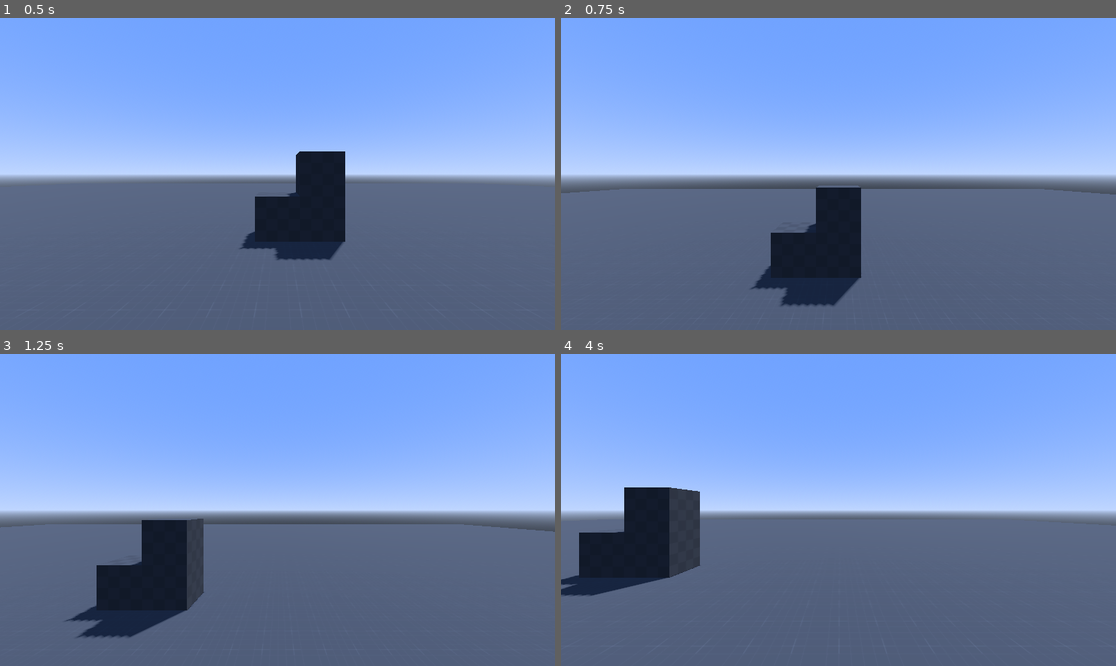
Above: before the commit, frames 1-4 (two rows, left to right).
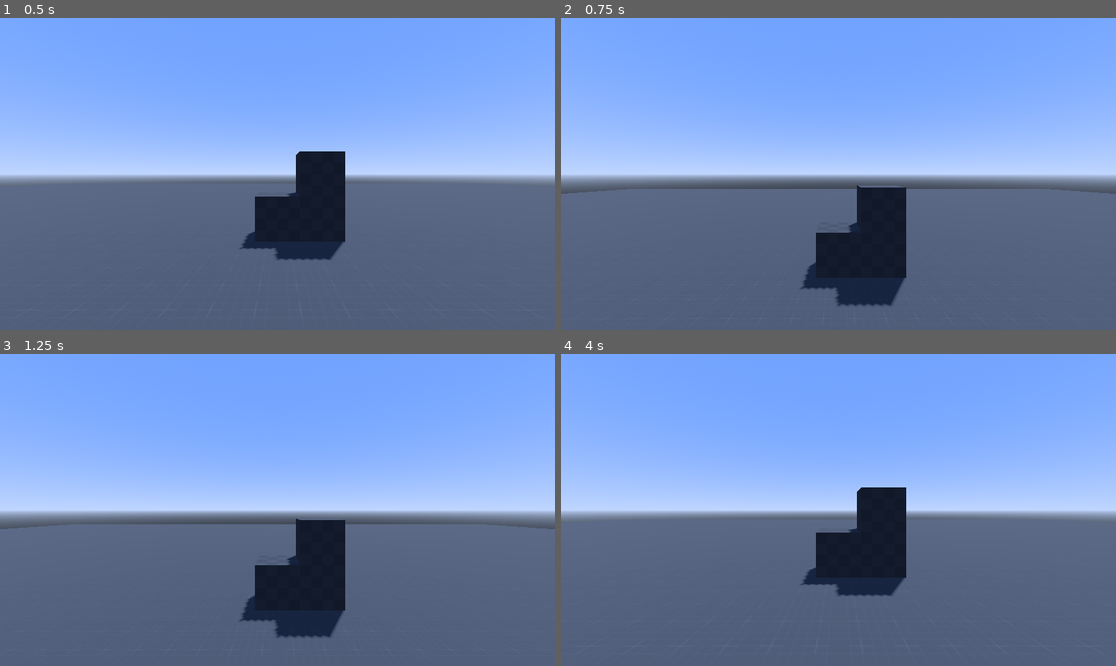
Above: after the commit, the same moments.

Repository: mvahaste/quake-like-movement-gd
Game: Godot game, scene res://Main.tscn
Same seed, same stepped clock (60 frames per second), same inputs: the game is played once before the commit and once after it.
Inputs:
- Up to frame 1 (0.5 s): no input
- Up to frame 2 (0.75 s): tap Enter (ui_accept) at 0.5 s; hold Right (ui_right) from 0.53 s (still down)
- Up to frame 3 (1.25 s): keep holding Right (ui_right); tap Enter (ui_accept) at 0.77 s
- Up to frame 4 (4 s): release Right (ui_right) at 1.28 s; hold Down (ui_down) 1.28-2.03 s; tap Enter (ui_accept) at 1.52, 3.02, 3.77 s; hold Right (ui_right) 2.03-2.78 s; hold Up (ui_up) 2.78-3.53 s; hold Left (ui_left) from 3.53 s (still down)

Frame 1 is identical in both runs. In frame 2, 6.4% of the frame differs, in the area x 0-100%, y 53-93%; in frame 3, 11%, in the area x 0-100%, y 52-91%; in frame 4, 10%.

Commit message:
*

Diff:
--- a/PlayerController.gd
+++ b/PlayerController.gd
@@ -19,8 +19,8 @@
 
 	# Get the input direction and handle the movement/deceleration.
 	# As good practice, you should replace UI actions with custom gameplay actions.
-	var input_dir = Input.get_vector("ui_left", "ui_right", "ui_up", "ui_down")
-	var direction = (transform.basis * Vector3(input_dir.x, 0, input_dir.y)).normalized()
+	var wishdir = Input.get_vector("move_left", "move_right", "move_forward", "move_backward")
+	var direction = (transform.basis * Vector3(wishdir.x, 0, wishdir.y)).normalized()
 	if direction:
 		velocity.x = direction.x * SPEED
 		velocity.z = direction.z * SPEED
--- a/project.godot
+++ b/project.godot
@@ -14,3 +14,26 @@
 run/main_scene="res://Main.tscn"
 config/features=PackedStringArray("4.0", "Forward Plus")
 config/icon="res://icon.svg"
+
+[input]
+
+move_forward={
+"deadzone": 0.5,
+"events": [Object(InputEventKey,"resource_local_to_scene":false,"resource_name":"","device":0,"window_id":0,"alt_pressed":false,"shift_pressed":false,"ctrl_pressed":false,"meta_pressed":false,"pressed":false,"keycode":0,"physical_keycode":87,"unicode":0,"echo":false,"script":null)
+]
+}
+move_backward={
+"deadzone": 0.5,
+"events": [Object(InputEventKey,"resource_local_to_scene":false,"resource_name":"","device":0,"window_id":0,"alt_pressed":false,"shift_pressed":false,"ctrl_pressed":false,"meta_pressed":false,"pressed":false,"keycode":0,"physical_keycode":83,"unicode":0,"echo":false,"script":null)
+]
+}
+move_left={
+"deadzone": 0.5,
+"events": [Object(InputEventKey,"resource_local_to_scene":false,"resource_name":"","device":0,"window_id":0,"alt_pressed":false,"shift_pressed":false,"ctrl_pressed":false,"meta_pressed":false,"pressed":false,"keycode":0,"physical_keycode":65,"unicode":0,"echo":false,"script":null)
+]
+}
+move_right={
+"deadzone": 0.5,
+"events": [Object(InputEventKey,"resource_local_to_scene":false,"resource_name":"","device":0,"window_id":0,"alt_pressed":false,"shift_pressed":false,"ctrl_pressed":false,"meta_pressed":false,"pressed":false,"keycode":0,"physical_keycode":68,"unicode":0,"echo":false,"script":null)
+]
+}
